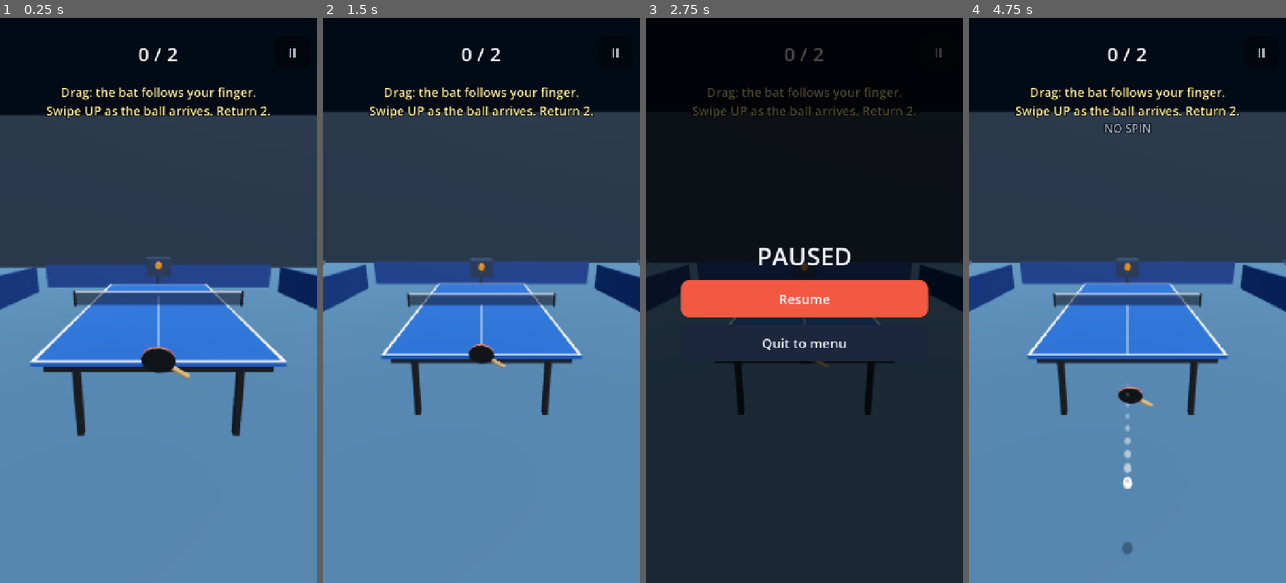
Above: before the commit, frames 1-4 (left to right).
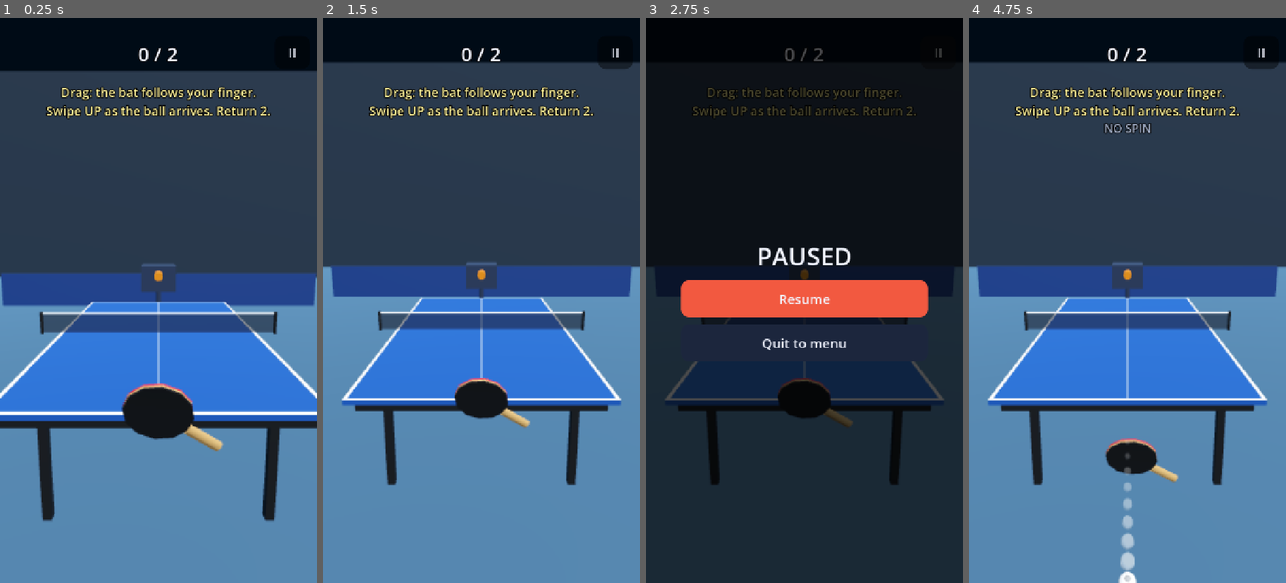
Above: after the commit, the same moments.

Repository: bismanp67-eng/spin-rally
Game: Godot game, scene res://main.tscn
Two runs of this game, one before a commit and one after it. Both use one fixed random seed, a clock stepped at 60 frames per second and the inputs below.
Inputs:
- Up to frame 1 (0.25 s): no input
- Up to frame 2 (1.5 s): click "II" at 0.5 s; click "Resume" at 1.25 s
- Up to frame 3 (2.75 s): click "II" at 2 s
- Up to frame 4 (4.75 s): click "Resume" at 2.75 s; click "II" at 3.5 s; click "Resume" at 4.25 s

The runs differ from the first frame. In frame 1, 28% of the frame differs, in the area x 0-100%, y 9-89%; in frame 2, 24%; in frame 3, 4.9%; in frame 4, 26%.

Commit message:
M5-M6: timing-based accuracy, balanced difficulty levels, camera/visual tuning, docs

Diff:
--- a/data/arenas.json
+++ b/data/arenas.json
@@ -23,8 +23,8 @@
 "sky_bot": "e8e2c8",
 "wall": "b9b08c",
 "light": "ffffff",
-"energy": 1.2,
-"ambient": 0.6,
+"energy": 1.0,
+"ambient": 0.42,
 "props": [
 "lines",
 "bleachers"
@@ -72,8 +72,8 @@
 "sky_bot": "f7c59f",
 "wall": "f29e6d",
 "light": "ffd9a0",
-"energy": 1.3,
-"ambient": 0.65,
+"energy": 1.0,
+"ambient": 0.45,
 "props": [
 "skyline",
 "rail"
@@ -83,13 +83,13 @@
 {
 "id": "beach",
 "name": "Beach",
-"floor": "e9d8a6",
+"floor": "d9c48f",
 "sky_top": "7fd3f7",
 "sky_bot": "c9f0ff",
 "wall": "e9d8a6",
 "light": "fff3c4",
-"energy": 1.6,
-"ambient": 0.8,
+"energy": 1.05,
+"ambient": 0.45,
 "props": [
 "palms",
 "sea"
--- a/data/challenges.json
+++ b/data/challenges.json
@@ -264,13 +264,19 @@
 {
 "id": "ghost",
 "name": "Ghost Whisperer",
-"text": "Serve with so much backspin the second bounce comes back toward the net. 2 of 10.",
+"text": "Pick the Ghost Serve and swipe gently: land it in the short zone and make it bounce twice. 2 of 10.",
 "feed": "serve",
 "goal": {
 "type": "shots",
 "need": 2,
 "balls": 10,
-"back": true
+"double": true,
+"zone": [
+-0.77,
+0.77,
+0,
+0.62
+]
 }
 },
 {
--- a/data/levels.json
+++ b/data/levels.json
@@ -1,8 +1,8 @@
 [
-{"id":"rookie","name":"Rookie","reaction":0.42,"pos_err":0.16,"place_err":0.30,"spin_read":0.35,"serves":3,"spin":0.4,"aggression":0.15,"mistake":0.10,"serve_fault":0.07,"speed":2.2,"power":0.62,"aim":0.10},
-{"id":"amateur","name":"Amateur","reaction":0.34,"pos_err":0.12,"place_err":0.24,"spin_read":0.50,"serves":5,"spin":0.55,"aggression":0.30,"mistake":0.07,"serve_fault":0.05,"speed":2.6,"power":0.72,"aim":0.25},
-{"id":"club","name":"Club","reaction":0.28,"pos_err":0.09,"place_err":0.19,"spin_read":0.65,"serves":7,"spin":0.7,"aggression":0.45,"mistake":0.05,"serve_fault":0.035,"speed":3.0,"power":0.80,"aim":0.45},
-{"id":"pro","name":"Pro","reaction":0.23,"pos_err":0.065,"place_err":0.15,"spin_read":0.78,"serves":9,"spin":0.82,"aggression":0.60,"mistake":0.035,"serve_fault":0.025,"speed":3.4,"power":0.88,"aim":0.60},
-{"id":"elite","name":"Elite","reaction":0.19,"pos_err":0.045,"place_err":0.12,"spin_read":0.88,"serves":11,"spin":0.92,"aggression":0.72,"mistake":0.022,"serve_fault":0.015,"speed":3.8,"power":0.94,"aim":0.75},
-{"id":"legend","name":"Legend","reaction":0.16,"pos_err":0.03,"place_err":0.095,"spin_read":0.95,"serves":12,"spin":1.0,"aggression":0.80,"mistake":0.012,"serve_fault":0.01,"speed":4.1,"power":1.0,"aim":0.88}
+{"id": "rookie", "name": "Rookie", "reaction": 0.4, "pos_err": 0.12, "place_err": 0.21, "spin_read": 0.5, "serves": 3, "spin": 0.5, "aggression": 0.15, "mistake": 0.06, "serve_fault": 0.06, "speed": 2.4, "power": 0.65, "aim": 0.1},
+{"id": "amateur", "name": "Amateur", "reaction": 0.34, "pos_err": 0.1, "place_err": 0.185, "spin_read": 0.6, "serves": 5, "spin": 0.6, "aggression": 0.28, "mistake": 0.048, "serve_fault": 0.045, "speed": 2.7, "power": 0.72, "aim": 0.25},
+{"id": "club", "name": "Club", "reaction": 0.29, "pos_err": 0.085, "place_err": 0.17, "spin_read": 0.67, "serves": 7, "spin": 0.7, "aggression": 0.42, "mistake": 0.043, "serve_fault": 0.035, "speed": 3.0, "power": 0.79, "aim": 0.42},
+{"id": "pro", "name": "Pro", "reaction": 0.25, "pos_err": 0.07, "place_err": 0.155, "spin_read": 0.76, "serves": 9, "spin": 0.8, "aggression": 0.55, "mistake": 0.035, "serve_fault": 0.025, "speed": 3.3, "power": 0.86, "aim": 0.58},
+{"id": "elite", "name": "Elite", "reaction": 0.21, "pos_err": 0.058, "place_err": 0.14, "spin_read": 0.84, "serves": 11, "spin": 0.9, "aggression": 0.68, "mistake": 0.029, "serve_fault": 0.018, "speed": 3.6, "power": 0.93, "aim": 0.74},
+{"id": "legend", "name": "Legend", "reaction": 0.18, "pos_err": 0.048, "place_err": 0.13, "spin_read": 0.9, "serves": 12, "spin": 1.0, "aggression": 0.8, "mistake": 0.0255, "serve_fault": 0.012, "speed": 3.9, "power": 1.0, "aim": 0.88}
 ]
--- a/scripts/game/audio.gd
+++ b/scripts/game/audio.gd
@@ -37,6 +37,10 @@
 	streams.murmur = _noise(2.0, 0.25, 700.0, true)
 	apply_volumes()
 	music_task = WorkerThreadPool.add_task(_make_music)
+
+func _exit_tree() -> void:
+	if music_task >= 0:
+		WorkerThreadPool.wait_for_task_completion(music_task)
 
 func _player(bus: String) -> AudioStreamPlayer:
 	var p := AudioStreamPlayer.new()
@@ -103,6 +107,7 @@
 	call_deferred("_music_ready", d)
 
 func _music_ready(d: PackedByteArray) -> void:
+	music_task = -1
 	music_p.stream = _wav(d, true)
 	music_p.play()
 
--- a/scripts/game/match.gd
+++ b/scripts/game/match.gd
@@ -10,6 +10,7 @@
 const UI := preload("res://scripts/ui/ui.gd")
 signal finished(result: Dictionary)
 enum {S_WAIT, S_TOSS, S_RALLY, S_OVER, S_REPLAY, S_DONE}
+const P_ERR := 0.15  # player's base aim error (m) with perfect timing
 
 var cfg := {}
 var steps: Array = []
@@ -93,6 +94,8 @@
 var pause_p: Control
 var end_p: Control
 var msg_t := 0.0
+var tip_l: Label
+var tip_t := 0.0
 
 func _ready() -> void:
 	rng.randomize()
@@ -112,23 +115,24 @@
 	add_child(World.table(table_def))
 	cam = Camera3D.new()
 	cam.keep_aspect = Camera3D.KEEP_WIDTH
-	cam.fov = 62.0
+	cam.fov = 46.0
 	cam.near = 0.1
 	cam.far = 120.0
 	add_child(cam)
 	var bdef: Dictionary = DB.find(DB.balls, DB.save.equip.ball)
 	var bcol: Color = Color(1.0, 0.92, 0.0) if DB.opt("colorblind") else World.col(bdef.color)
-	ball_n = World.ball(self, P.R * 1.25, Vector3.ZERO, World.mat(bcol, 0.5, 0.0, 0.35 if DB.opt("colorblind") else 0.1))
-	World.ball(ball_n, P.R * 0.55, Vector3(0, 0, P.R * 0.85), World.mat(Color(0.05, 0.05, 0.05) if DB.opt("colorblind") else World.col(bdef.trail).darkened(0.35), 0.6), 6)
-	var sh := World.cyl(self, 0.03, 0.03, 0.001, Vector3.ZERO, World.mat(Color.BLACK, 1.0, 0.0, 0.0, 0.4))
+	ball_n = World.ball(self, P.R * 1.6, Vector3.ZERO, World.mat(bcol, 0.5, 0.0, 0.35 if DB.opt("colorblind") else 0.1))
+	World.ball(ball_n, P.R * 0.7, Vector3(0, 0, P.R * 1.1), World.mat(Color(0.05, 0.05, 0.05) if DB.opt("colorblind") else World.col(bdef.trail).darkened(0.35), 0.6), 6)
+	var sh := World.cyl(self, 0.04, 0.04, 0.001, Vector3.ZERO, World.mat(Color.BLACK, 1.0, 0.0, 0.0, 0.4))
 	sh.cast_shadow = GeometryInstance3D.SHADOW_CASTING_SETTING_OFF
 	shadow_n = sh
 	if DB.opt("trail"):
 		for i in 8:
-			var t := World.ball(self, P.R * (1.1 - i * 0.1), Vector3(0, -5, 0), World.mat(World.col(bdef.trail), 0.6, 0.0, 0.3, 0.45 - i * 0.05), 6)
+			var t := World.ball(self, P.R * (1.45 - i * 0.14), Vector3(0, -5, 0), World.mat(World.col(bdef.trail), 0.6, 0.0, 0.3, 0.45 - i * 0.05), 6)
 			t.cast_shadow = GeometryInstance3D.SHADOW_CASTING_SETTING_OFF
 			trail.append(t)
 	bat_n = World.bat(mybat)
+	bat_n.scale = Vector3.ONE * 1.5
 	add_child(bat_n)
 	me_n = World.character({skin = "e8b98f", shirt = "f25a4a", shorts = "1b1b2f", hair = "3b2a1a", hs = 0, acc = ""}, mybat, hand)
 	me_n.rotation.y = PI
@@ -234,7 +238,7 @@
 	state = S_TOSS
 	serve_b.visible = false
 	if side == 1:
-		flash(sv.name, 1.0, UI.DIM)
+		sub_flash(sv.name, UI.DIM)
 
 func _strike(side: int, vel: Vector3, spin: Vector3) -> void:
 	ball.vel = vel
@@ -421,8 +425,6 @@
 				and cur.top <= g.get("max_top", 999.0) and cur.side >= g.get("min_side", 0.0)
 			if okk and g.get("double", false):
 				okk = cur.has("second")
-			if okk and g.get("back", false):
-				okk = cur.has("second") and cur.second.z > cur.pos.z
 		"rally":
 			okk = ref.hits >= int(g.hits)
 		"points":
@@ -528,7 +530,7 @@
 func _player_serve() -> void:
 	var sv: Dictionary = DB.find(DB.serves, DB.save.last.serve)
 	var sp := _swipe_params()
-	var depth := clampf(lerpf(sv.depth, sp.pw, 0.6), 0.0, 1.0)
+	var depth := clampf(lerpf(sv.depth, sp.pw, 0.75), 0.0, 1.0)
 	if sp.pw > 1.12:
 		depth = 1.3
 	var tgt := Vector3(clampf(tan(sp.ang) * 0.9, -0.68, 0.68), P.TABLE_Y, -lerpf(0.4, 1.2, depth))
@@ -581,12 +583,17 @@
 		read = 0.97 if top_in < -25.0 else (0.5 if top_in > 25.0 else read)
 	if pw > 1.0:
 		depth += (pw - 1.0) * 2.5
+	var tq := clampf(absf(ball.vel.y) / 3.0, 0.0, 1.0)
+	if tq < 0.2:
+		tip("PERFECT", Color(0.5, 1.0, 0.6))
+	elif tq > 0.55:
+		tip("EARLY" if ball.vel.y > 0.0 else "LATE", Color(1.0, 0.75, 0.4))
 	var tx := clampf(bp.x * 0.35 + tan(sp.ang) * 1.1, -P.HALF_W - 0.2, P.HALF_W + 0.2)
 	bat_fh = (bp.x - bat_pos.x + 0.15 * hand) * hand >= 0.0 if not assist else bp.x * hand >= -0.15
 	var sh: Dictionary = solver.strike({
 		p = bp, target = Vector3(tx, P.TABLE_Y, -depth), vh = vh, top = top, side = swipe_curve * 90.0 * bsp,
 		v_in = ball.vel, w_in = ball.spin, read = read,
-		err = (0.04 + 0.11 * pw * pw + (0.0 if assist else off * 0.15)) * bc,
+		err = P_ERR * bc * (0.6 + ball.vel.length() / 14.0 + vh / 22.0 + 1.2 * tq + (0.0 if assist else off * 0.7)),
 	}, rng)
 	var res: Dictionary = ref.on_hit(0)
 	_strike(0, sh.vel, sh.spin)
@@ -721,8 +728,8 @@
 		opp_n.position = Vector3(ox, 0, -(P.HALF_L + bot.st.standoff + 0.3))
 		opp_n.get_meta("arm").rotation = Vector3(-1.0 - sin(osw * PI) * 1.3, 0, bot.hand * 0.3)
 	cam_x = lerpf(cam_x, clampf(bp.x, -1.0, 1.0) * 0.16, minf(1.0, dt * 3.0))
-	var cp := Vector3(cam_x, 1.68, 3.2)
-	var look := Vector3(cam_x * 0.5, 0.72, -0.4)
+	var cp := Vector3(cam_x, 1.72, 3.25)
+	var look := Vector3(cam_x * 0.5, 0.98, -0.2)
 	if replay:
 		cp = Vector3(3.1, 1.55, 0.9)
 		look = Vector3(0, 0.9, 0)
@@ -731,6 +738,9 @@
 		look = Vector3(bt.x * 0.2, 0.8, -0.8)
 	cam.position = cam.position.lerp(cp, minf(1.0, dt * (4.0 if replay else 8.0)))
 	cam.look_at(look)
+	if tip_t > 0.0:
+		tip_t -= dt
+		tip_l.modulate.a = clampf(tip_t * 3.0, 0.0, 1.0)
 	if msg_t > 0.0:
 		msg_t -= dt
 		msg_l.modulate.a = clampf(msg_t * 3.0, 0.0, 1.0)
@@ -740,6 +750,11 @@
 	msg_l.text = t
 	msg_l.add_theme_color_override("font_color", c)
 	msg_t = secs
+
+func tip(t: String, c: Color) -> void:
+	tip_l.text = t
+	tip_l.add_theme_color_override("font_color", c)
+	tip_t = 0.7
 
 func sub_flash(t: String, c: Color) -> void:
 	sub_l.text = t
@@ -791,6 +806,14 @@
 	msg_l.add_theme_constant_override("outline_size", 14)
 	msg_l.modulate.a = 0.0
 	root.add_child(msg_l)
+	tip_l = UI.label("", 40, UI.TEXT, true)
+	tip_l.set_anchors_preset(Control.PRESET_HCENTER_WIDE)
+	tip_l.anchor_top = 0.66
+	tip_l.anchor_bottom = 0.66
+	tip_l.add_theme_color_override("font_outline_color", Color.BLACK)
+	tip_l.add_theme_constant_override("outline_size", 10)
+	tip_l.modulate.a = 0.0
+	root.add_child(tip_l)
 	pause_b = UI.button("II", func(): set_paused(true), Color(0, 0, 0, 0.45), 30, 76)
 	pause_b.set_anchors_preset(Control.PRESET_TOP_RIGHT)
 	pause_b.offset_left = -96
Not shown, changed: NOTES.md
Not shown, changed: PROGRESS.md
